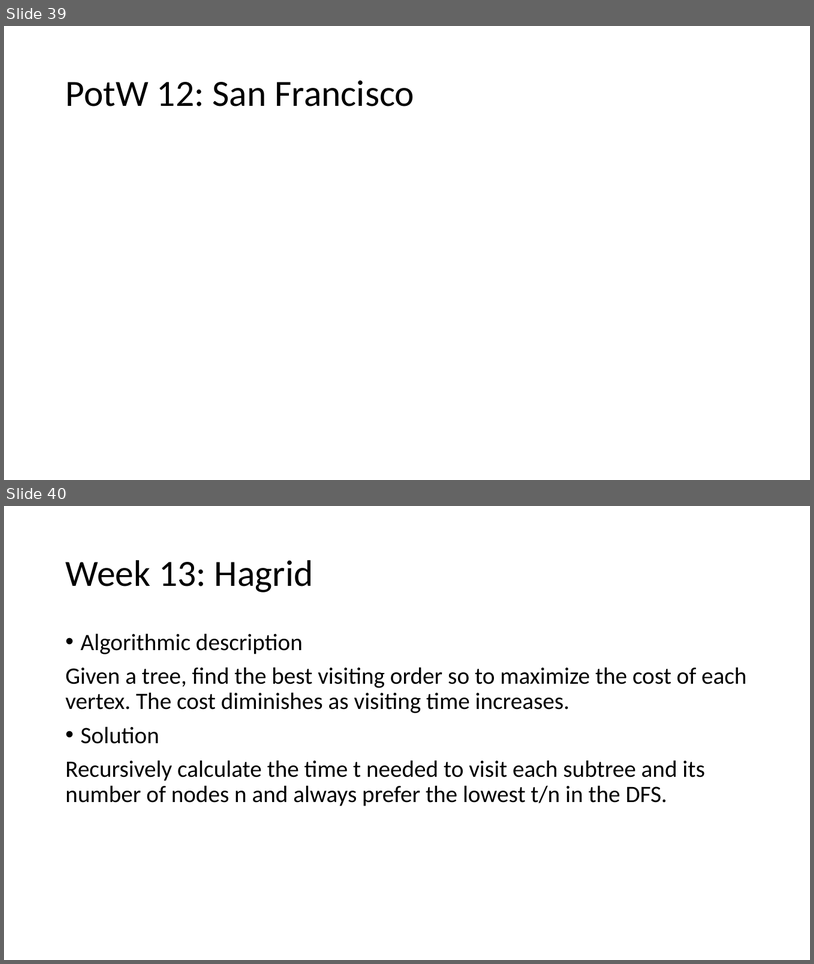
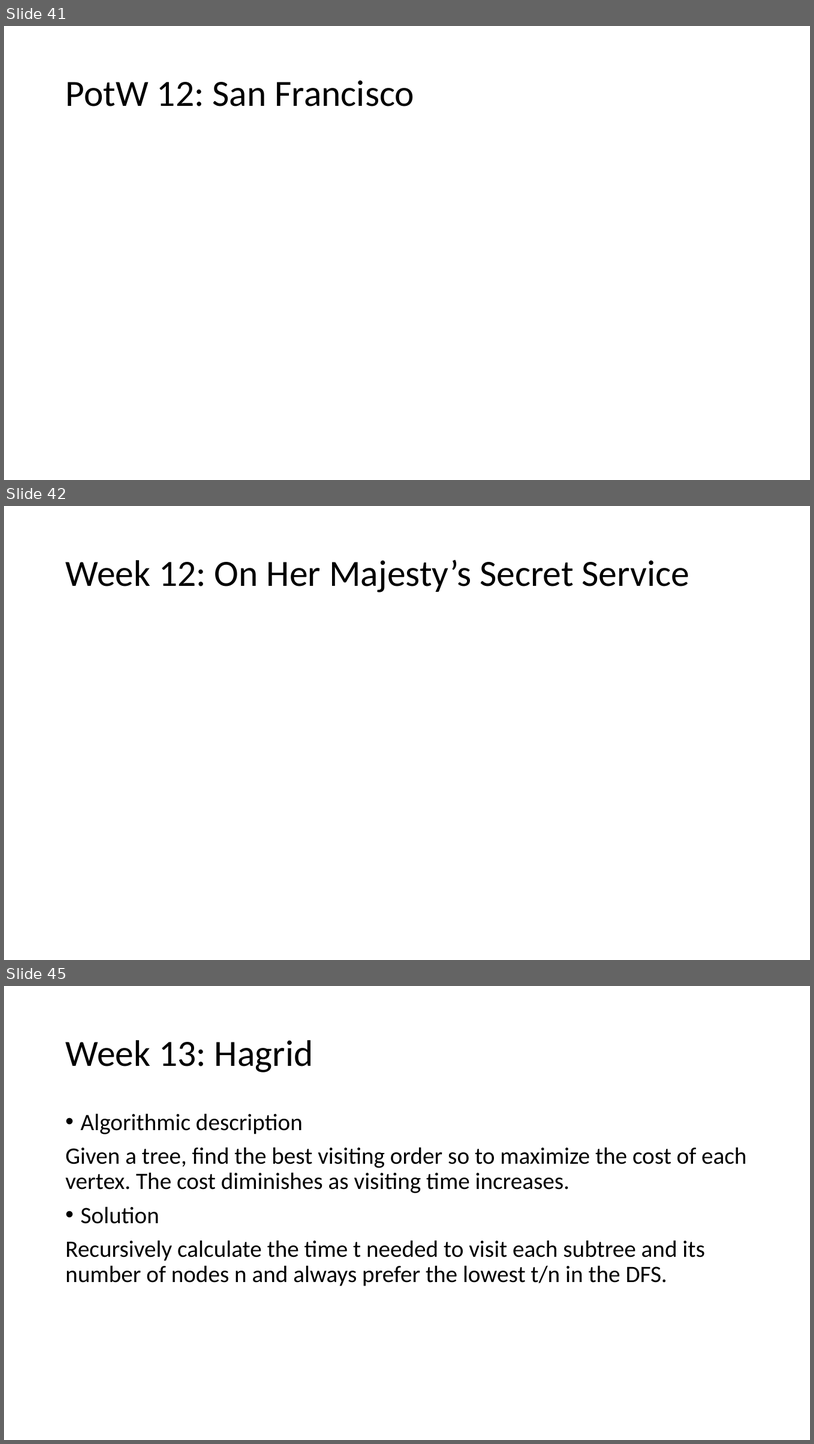
Before and after one commit to giacomocamposampiero/algolab, a slide deck: Recap.pptx. Shown one above the other, each under a label of ours: slides 39 and 40 before the commit, slides 41, 42 and 45 after it; the slides between them are not shown. The pictures are 814x964 and 814x1444 pixels, drawn with LibreOffice and Linux fonts; fonts in the diff are those of the drawing; grey boxes stand for pictures. Boxes give left, top, right and bottom in pixels: in the first picture for what was removed or moved away, otherwise in the second. Text is boxed around its words. In the diff, an @@ line names an element or a change of style, - is before the commit and + after.

```diff
--- a/Recap.pptx
+++ b/Recap.pptx
@@ slide 42 added at (4, 506, 810, 960), background #FFFFFF @@
@@ title added at (65, 560, 690, 592), 44 pt, text #000000 @@
+Week 12: On Her Majesty’s Secret Service
@@ what was slide 39 is now slide 41 @@
@@ what was slide 40 is now slide 45 @@
```
Also in this commit, not shown: 6 slides changed, 4 other slides added, 5 other files.
